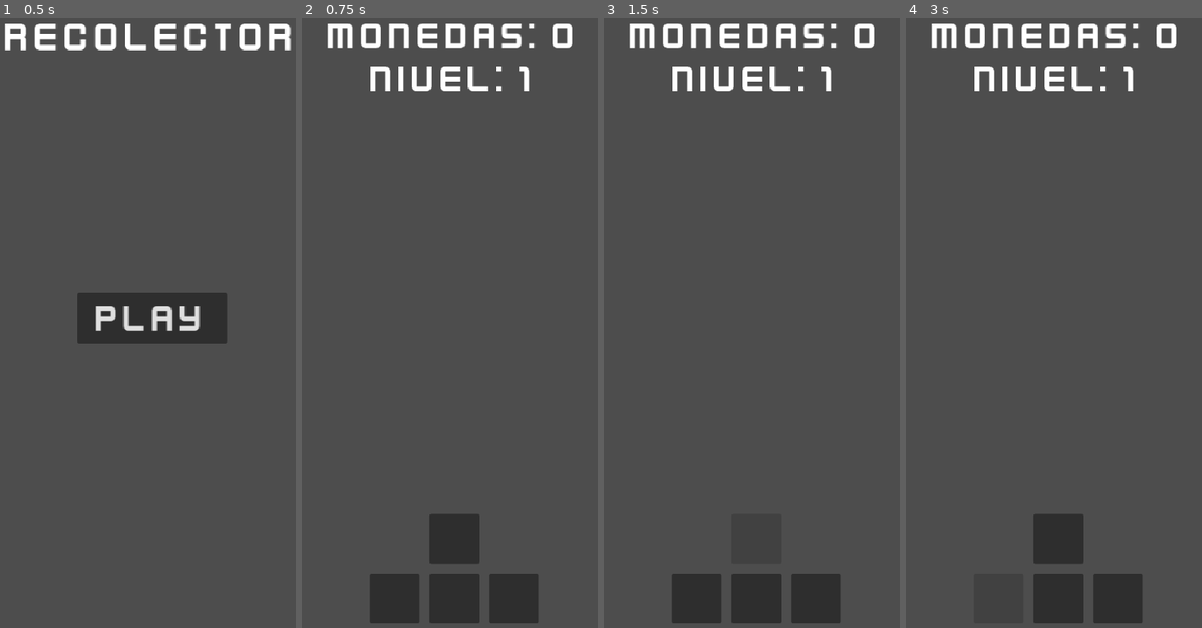
Above: before the commit, frames 1-4 (left to right).
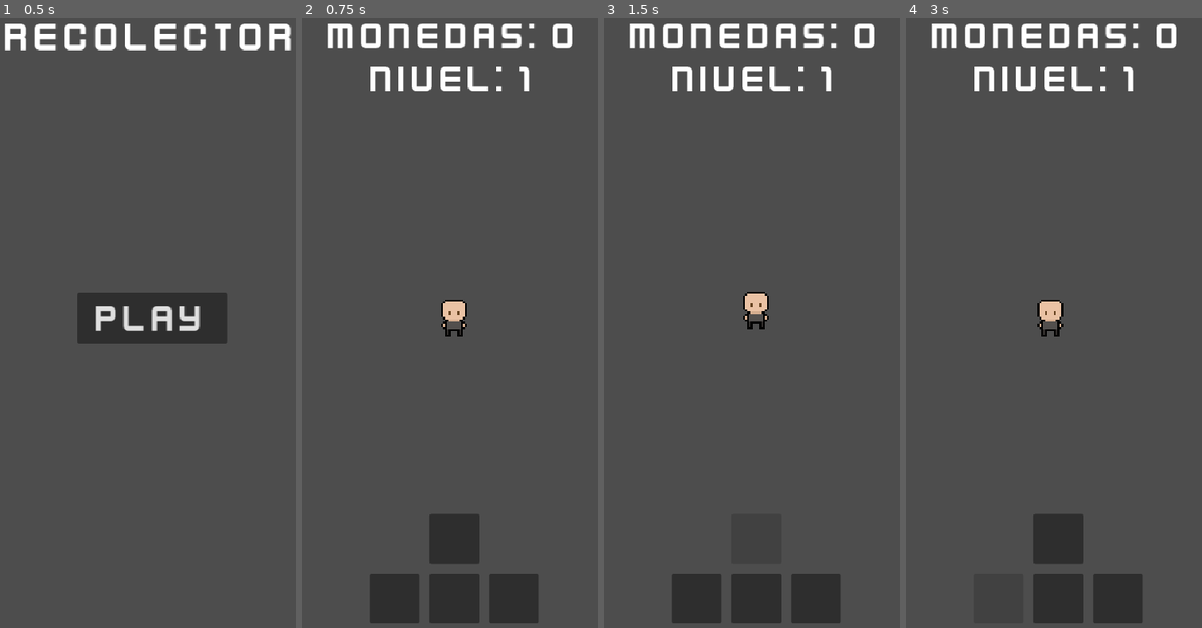
Above: after the commit, the same moments.

Repository: lemendozaru/Recolector
Game: Godot game, scene res://scenes/menu.tscn
The game is run twice, just before and just after one commit, with the same random seed, the same clock (stepped at 60 frames per second) and the same inputs.
Inputs (mouse positions are in pixels of both pictures, inside the frame that each line leads up to):
- Up to frame 1 (0.5 s): no input
- Up to frame 2 (0.75 s): click "Play" at 0.5 s
- Up to frame 3 (1.5 s): click (754, 536) at 1.25 s
- Up to frame 4 (3 s): click (1056, 597) at 2 s; click (997, 597) at 2.75 s

Frame 1 is identical in both runs. In frame 2, 0.4% of the frame differs, in the area x 47-56%, y 46-53%; in frame 3, 0.4%, in the area x 47-56%, y 44-52%; in frame 4, 0.4%.

Commit message:
Jugador agregado

Diff:
--- a/scenes/main.tscn
+++ b/scenes/main.tscn
@@ -1,6 +1,11 @@
 [gd_scene format=3 uid="uid://r74glo6q1ojx"]
 
 [ext_resource type="FontFile" uid="uid://b7ywp53glx0e" path="res://assets/fonts/kenvector_future_thin.ttf" id="1_o5qli"]
+[ext_resource type="Texture2D" uid="uid://c4qf10rd57cer" path="res://assets/art/Player/Idle.png" id="2_0wfyh"]
+[ext_resource type="Script" uid="uid://bqqf6nrp3pmyd" path="res://scripts/player.gd" id="2_sugp2"]
+
+[sub_resource type="RectangleShape2D" id="RectangleShape2D_0wfyh"]
+size = Vector2(8, 16)
 
 [node name="Main" type="Node" unique_id=1920193825]
 
@@ -99,3 +104,25 @@
 offset_bottom = -20.0
 grow_horizontal = 2
 grow_vertical = 0
+
+[node name="Player" type="Area2D" parent="." unique_id=732080006]
+position = Vector2(270, 480)
+scale = Vector2(3, 3)
+script = ExtResource("2_sugp2")
+
+[node name="Sprite2D" type="Sprite2D" parent="Player" unique_id=1148177744]
+texture_filter = 1
+texture = ExtResource("2_0wfyh")
+hframes = 4
+
+[node name="CollisionShape2D" type="CollisionShape2D" parent="Player" unique_id=1949697742]
+shape = SubResource("RectangleShape2D_0wfyh")
+
+[connection signal="button_down" from="UI/UpButton" to="Player" method="_on_up_button_button_down"]
+[connection signal="button_up" from="UI/UpButton" to="Player" method="_on_up_button_button_up"]
+[connection signal="button_down" from="UI/DownButton" to="Player" method="_on_down_button_button_down"]
+[connection signal="button_up" from="UI/DownButton" to="Player" method="_on_down_button_button_up"]
+[connection signal="button_down" from="UI/LeftButton" to="Player" method="_on_left_button_button_down"]
+[connection signal="button_up" from="UI/LeftButton" to="Player" method="_on_left_button_button_up"]
+[connection signal="button_down" from="UI/RightButton" to="Player" method="_on_right_button_button_down"]
+[connection signal="button_up" from="UI/RightButton" to="Player" method="_on_right_button_button_up"]
--- /dev/null
+++ b/scripts/player.gd
@@ -0,0 +1,46 @@
+extends Area2D
+
+var direction : Vector2
+var speed : int = 350
+var canMove : bool
+var minPositions : Vector2 = Vector2(21, 168)
+var maxPositions : Vector2 = Vector2(519, 743)
+
+func _process(delta: float) -> void:
+	if canMove:
+		position += direction * speed * delta
+
+func _on_up_button_button_down() -> void:
+	canMove = true
+	direction = Vector2.UP
+
+
+func _on_up_button_button_up() -> void:
+	canMove = false
+
+
+func _on_down_button_button_down() -> void:
+	canMove = true
+	direction = Vector2.DOWN
+
+
+func _on_down_button_button_up() -> void:
+	canMove = false
+
+
+func _on_left_button_button_down() -> void:
+	canMove = true
+	direction = Vector2.LEFT
+
+
+func _on_left_button_button_up() -> void:
+	canMove = false
+
+
+func _on_right_button_button_down() -> void:
+	canMove = true
+	direction = Vector2.RIGHT
+
+
+func _on_right_button_button_up() -> void:
+	canMove = false
Not shown, added: scripts/player.gd.uid
